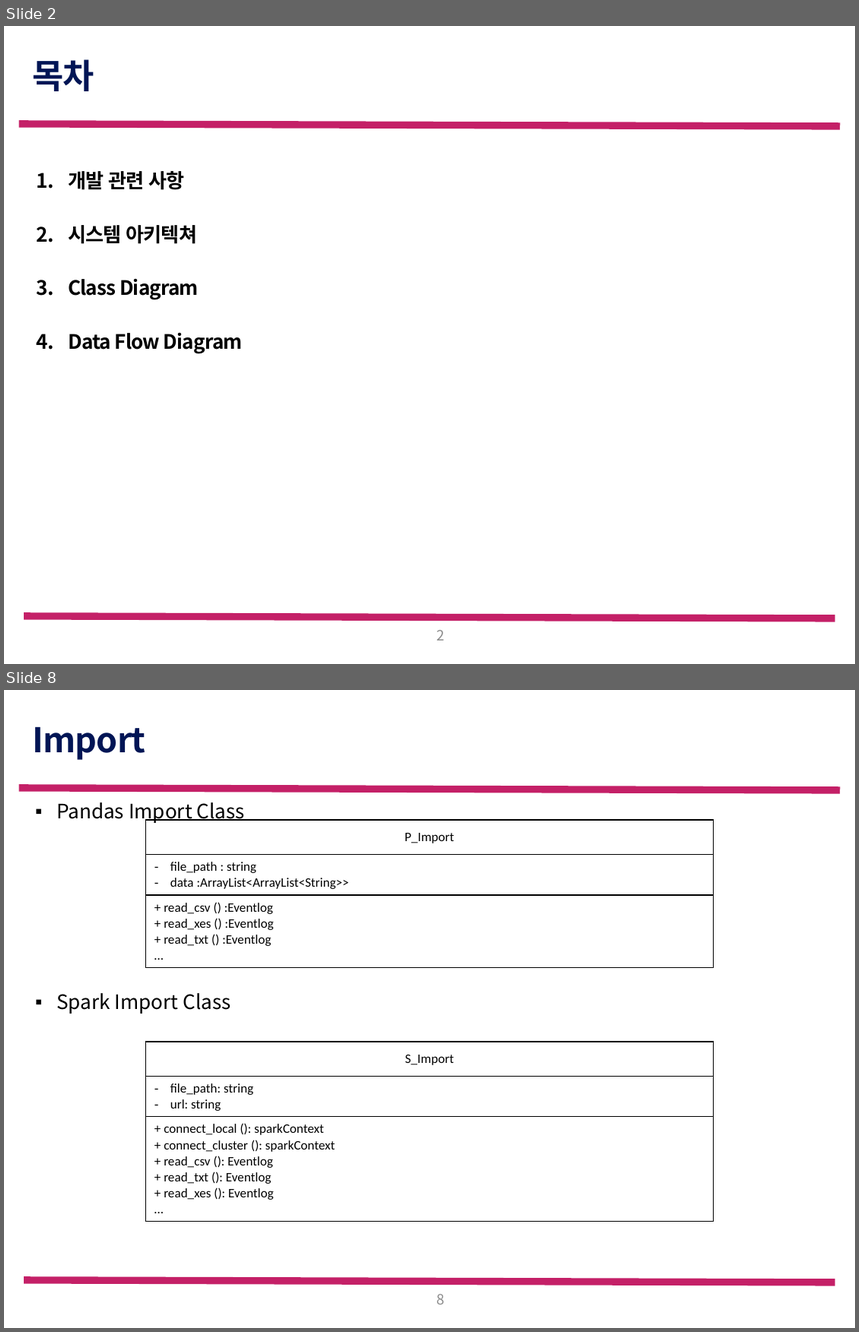
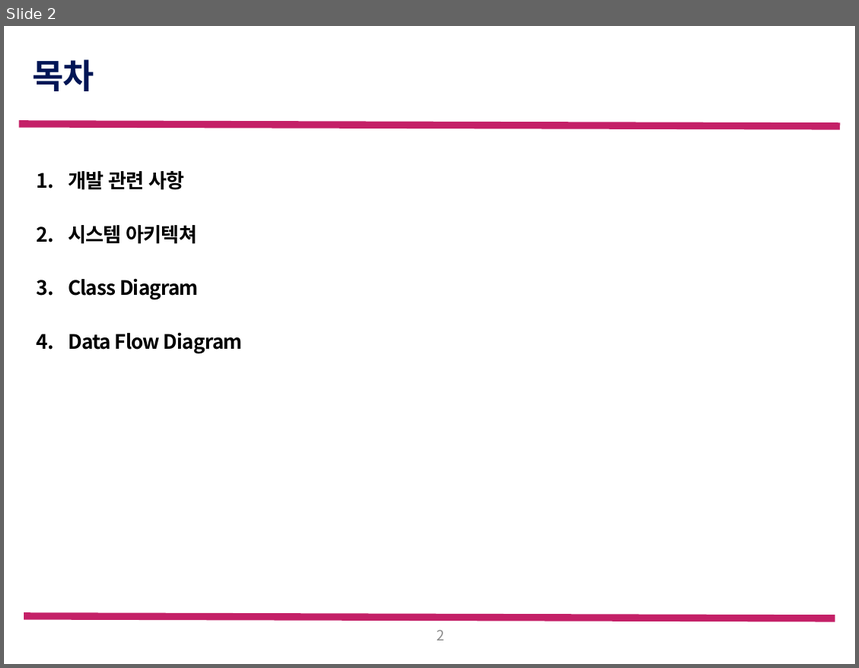
Before and after one commit to amaraletitia/pm19, a slide deck: 설계 자료/FW_system_architecture.pptx. Shown one above the other, each under a label of ours: slides 2 and 8 before the commit, slide 2 after it; the slides between them are not shown. The pictures are 859x1332 and 859x668 pixels, drawn with LibreOffice and Linux fonts; fonts in the diff are those of the drawing; background and template pictures are left out. Boxes give left, top, right and bottom in pixels: in the first picture for what was removed or moved away, otherwise in the second. Text is boxed around its words. In the diff, an @@ line names an element or a change of style, - is before the commit and + after.

```diff
--- a/설계 자료/FW_system_architecture.pptx
+++ b/설계 자료/FW_system_architecture.pptx
@@ slide 8 removed at <box>4,690,855,1328</box>, background #FFFFFF; not listed: 2 template elements that a slide beside it also shows @@
@@ title removed at <box>32,726,145,760</box> @@
-Import
@@ text removed at <box>56,802,245,1014</box> @@
-▪ Pandas Import Class
-▪ Spark Import Class
@@ table removed at <box>146,820,714,966</box>, 3 rows, 1 columns @@
-P_Import
-file_path : string / data :ArrayList<ArrayList<String>>
-+ read_csv () :Eventlog / + read_xes () :Eventlog / + read_txt () :Eventlog / …
@@ table removed at <box>146,1042,714,1217</box>, 3 rows, 1 columns @@
-S_Import
-file_path: string / url: string
-+ connect_local (): sparkContext / + connect_cluster (): sparkContext / + read_csv (): Eventlog / + read_txt (): Eventlog / + read_xes (): Eventlog / …
@@ page number removed at <box>437,1294,445,1305</box> @@
-8
```
Also in this commit, not shown: 3 slides changed, 6 slides added, 13 other slides removed.
